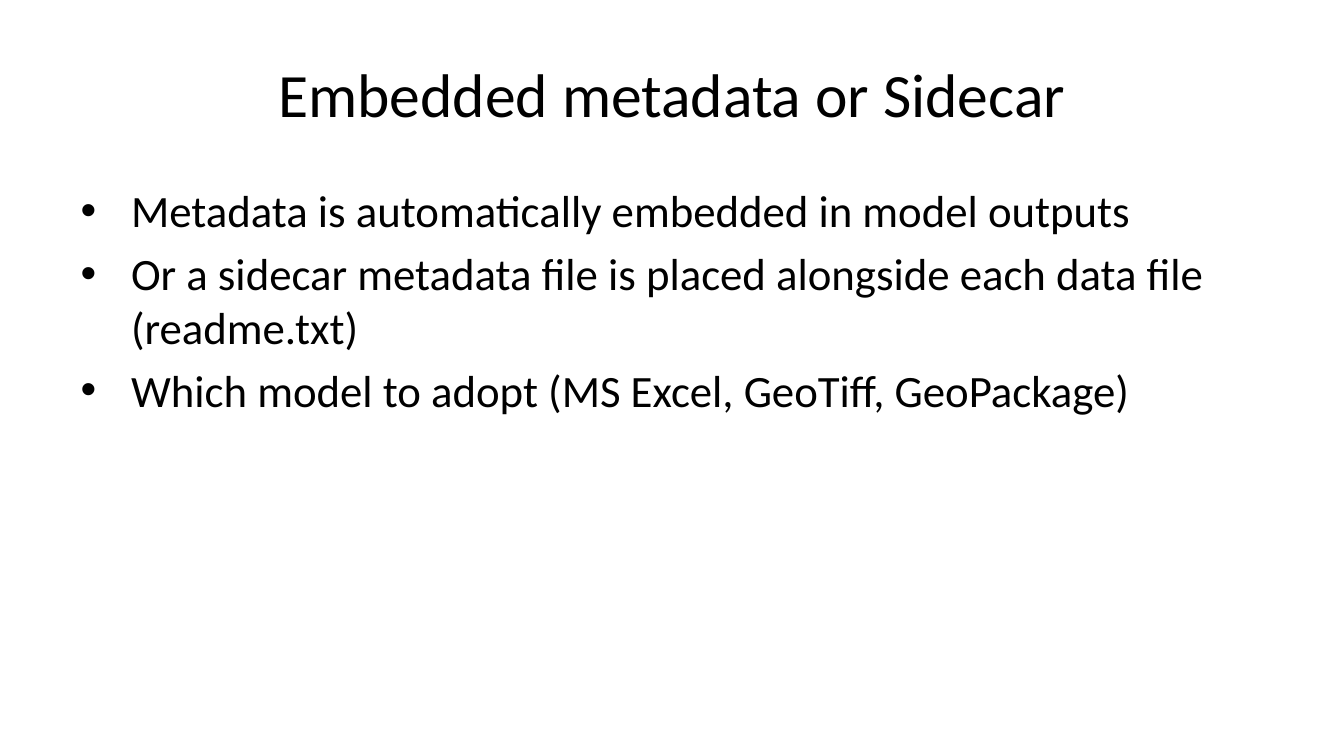
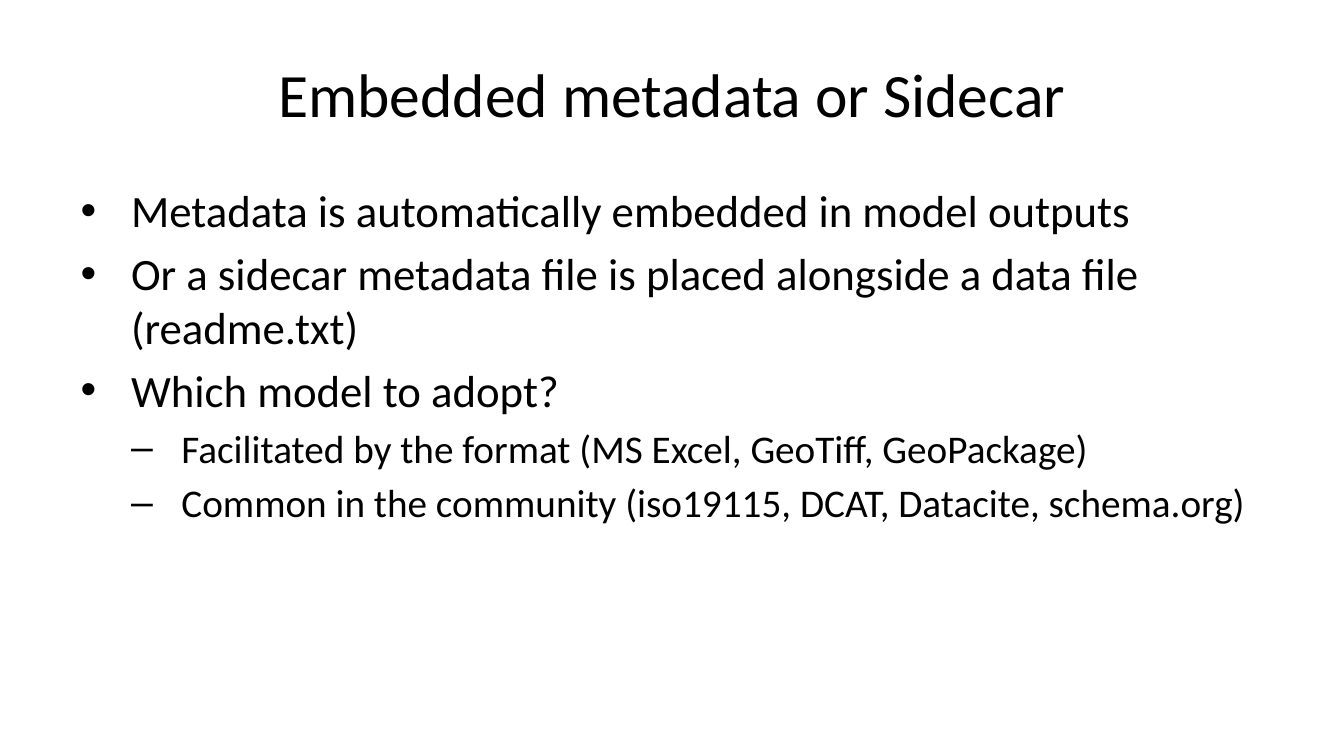
Before and after one commit to pvgenuchten/slides, a slide deck: slide 10 of slides/2026-metadataatisric.pptx (slide 9 before the commit). Drawn at 1344x756 pixels with LibreOffice and Linux fonts; fonts in the diff are those of the drawing. Boxes give left, top, right and bottom in pixels: in the first picture for what was removed or moved away, otherwise in the second. Text is boxed around its words. In the diff, an @@ line names an element or a change of style, - is before the commit and + after.

```diff
--- a/slides/2026-metadataatisric.pptx
+++ b/slides/2026-metadataatisric.pptx
@@ text at bbox=[131, 259, 1245, 524]: text changed; size 24 to 21 pt @@
-• Or a sidecar metadata file is placed alongside each data file (readme.txt)
-• Which model to adopt (MS Excel, GeoTiff, GeoPackage)
+• Or a sidecar metadata file is placed alongside a data file (readme.txt)
+• Which model to adopt?
+  – Facilitated by the format (MS Excel, GeoTiff, GeoPackage)
+  – Common in the community (iso19115, DCAT, Datacite, schema.org)
```
Also in this commit, not shown: 3 other slides changed, 1 slide added, 12 other files.
